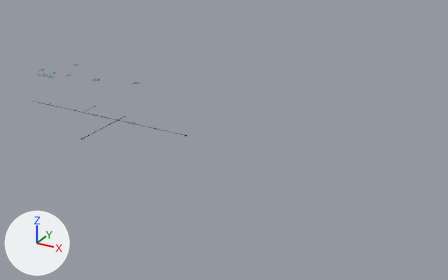
What one commit did to the Blender file images/lumiere/image_lentille_convergente.blend.
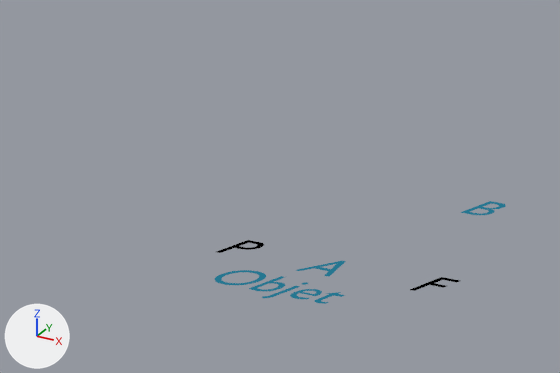
The first picture shows the older version from a 50 mm camera at (21.1, -24.6, 13.1) aimed at (7.3, 0.4, 0.6). The close-ups show both versions on the part from 2% to 19% of the width and 13% to 31% of the height of that picture; other places that the commit changed are outside them. The axes (+X, +Y, +Z) are drawn at lower left. The lights are the same throughout. Text is drawn in Blender's own font.

Objects in the first close-up: 'Text.001', 'Text.005'.
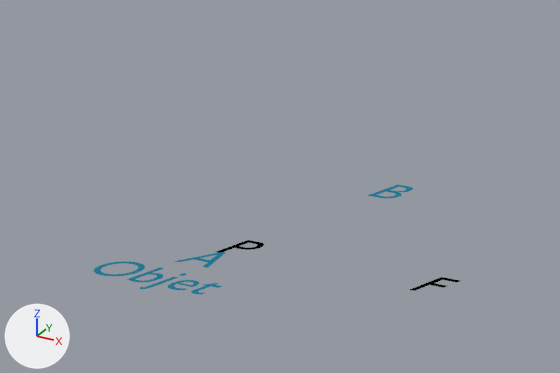
What changed in the scene script:
```text
Change ob_text_001:
    ob_text_001.location: (-2.994, 1.31, 2.737) -> (-3.988, 1.31, 2.737)
Change ob_text_005:
    ob_text_005.location: (-3.012, -0.501, 2.737) -> (-4.006, -0.787, 2.737)
```

What differs and where, as boxes [x1, y1, x2, y2] in the close-ups (560 x 373 px):
'Text.005', moved: before [215, 261, 346, 304]; after [94, 252, 226, 294]
'Text.001', moved: before [460, 201, 506, 215]; after [367, 185, 413, 198]
